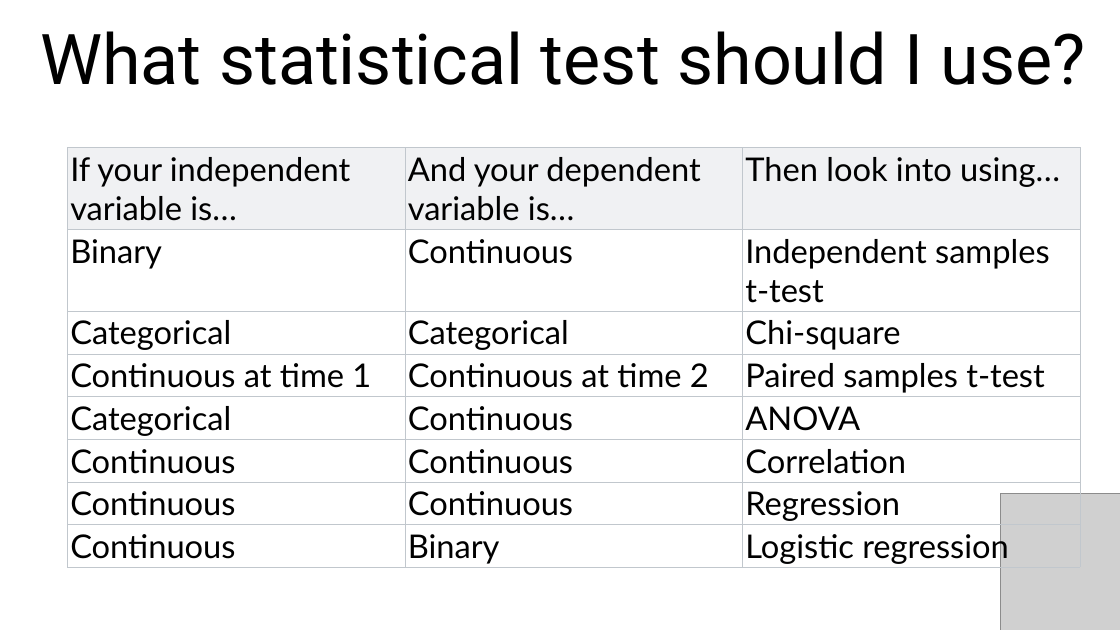
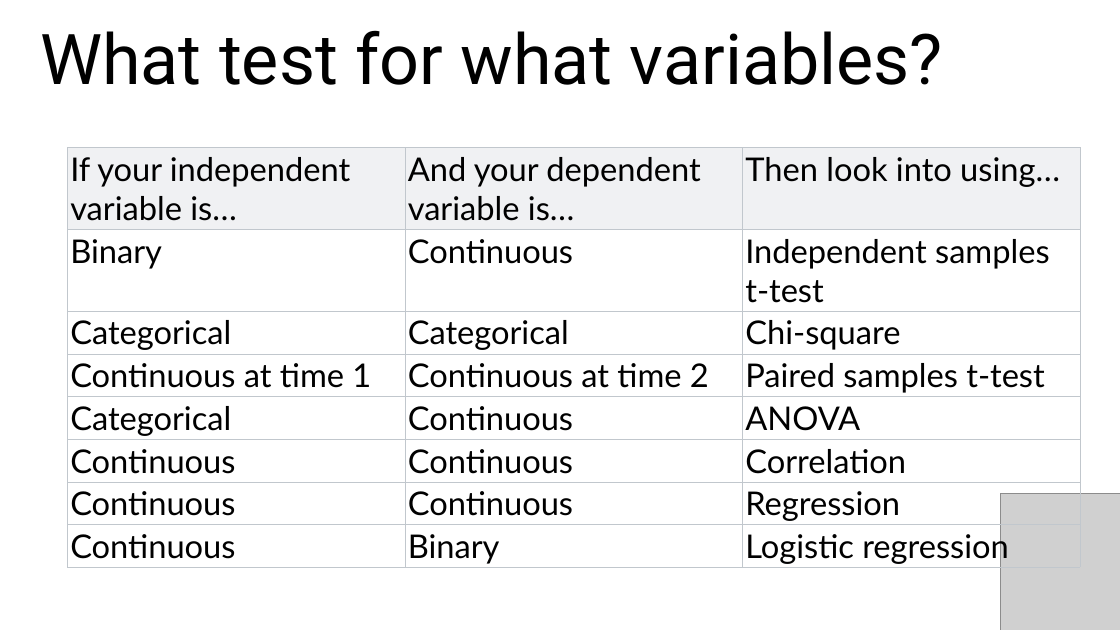
Before and after one commit to stringfestdata/aina-foundations-of-analytics, a slide deck: slide 30 of aina-foundations-of-analytics.pptx (slide 29 before the commit). Drawn at 1120x630 pixels with LibreOffice and Linux fonts; fonts in the diff are those of the drawing; grey boxes stand for pictures. Boxes give left, top, right and bottom in pixels: in the first picture for what was removed or moved away, otherwise in the second. Text is boxed around its words. In the diff, an @@ line names an element or a change of style, - is before the commit and + after.

```diff
--- a/aina-foundations-of-analytics.pptx
+++ b/aina-foundations-of-analytics.pptx
@@ text at (40,30,943,85): text changed @@
-What statistical test should I use?
+What test for what variables?
```
Also in this commit, not shown: 3 other slides changed, 15 slides added, 1 slide removed, 13 other files.
